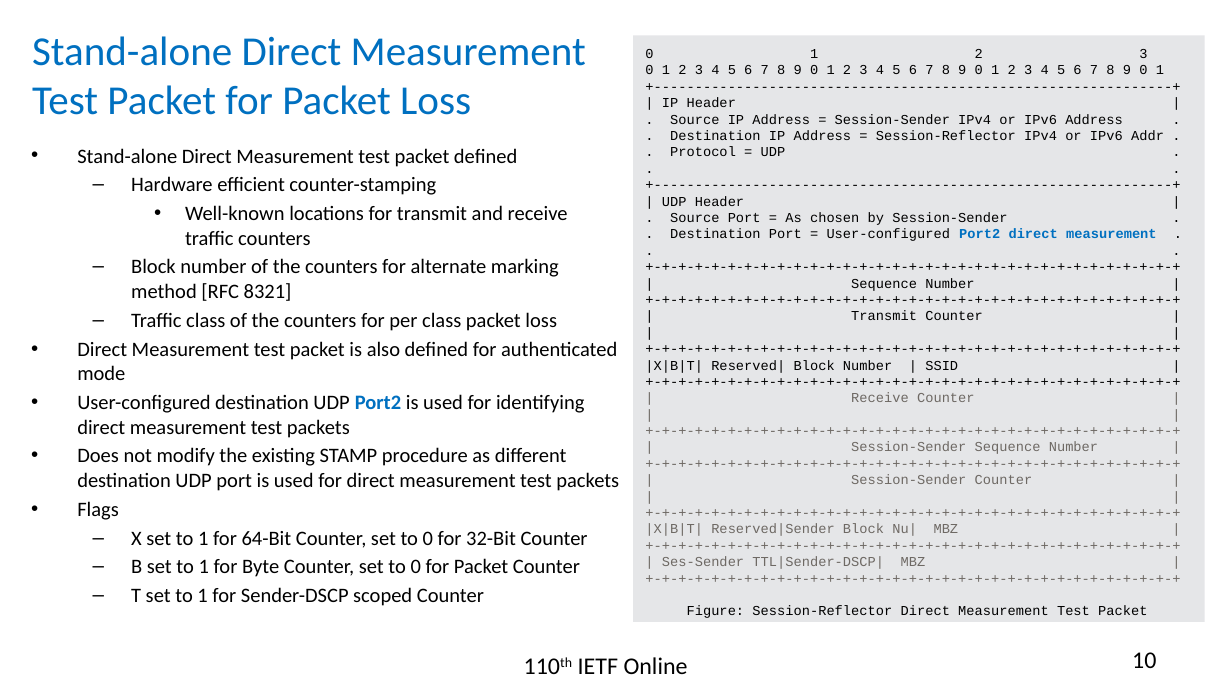
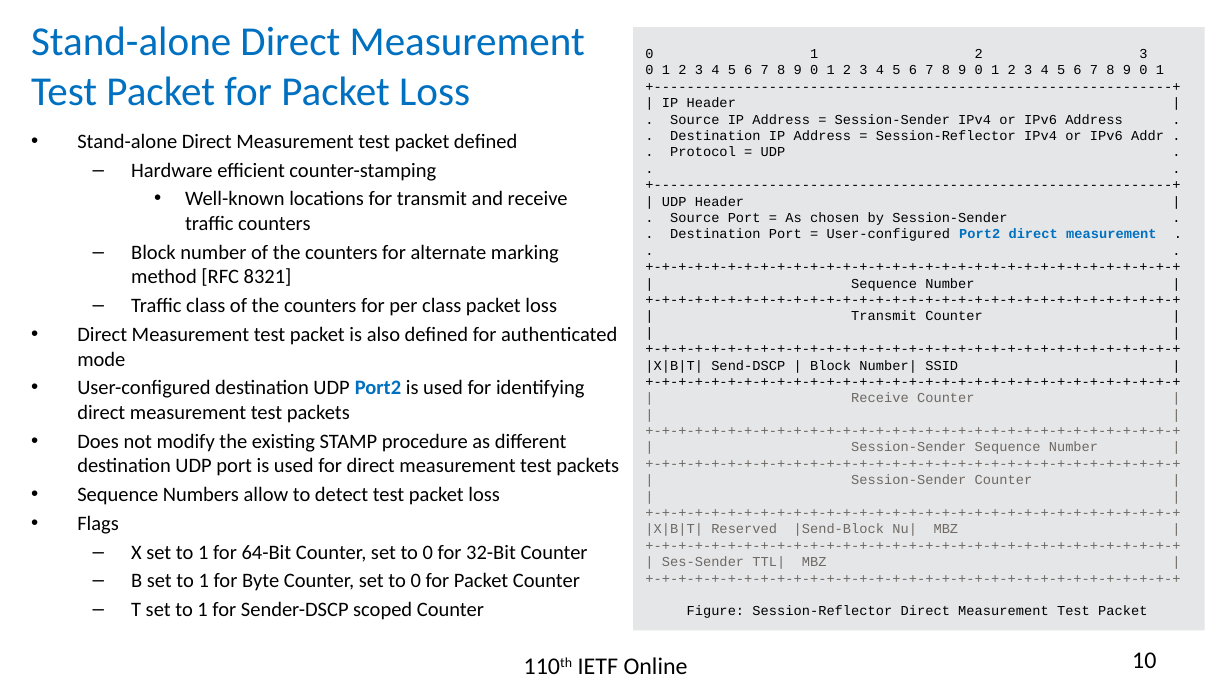
Before and after one commit to rakgandhi/ietf-slides, a slide deck: slide 10 of draft-gandhi-ippm-stamp-srpm-01.pptx. Drawn at 1232x693 pixels with LibreOffice and Linux fonts; fonts in the diff are those of the drawing. Boxes give left, top, right and bottom in pixels: in the first picture for what was removed or moved away, otherwise in the second. Text is boxed around its words. In the diff, an @@ line names an element or a change of style, - is before the commit and + after.

```diff
--- a/draft-gandhi-ippm-stamp-srpm-01.pptx
+++ b/draft-gandhi-ippm-stamp-srpm-01.pptx
@@ title "Stand-alone Direct Measurement Test Packet ...": place and size @@
-title "Stand-alone Direct Measurement Test Packet ..." at (32,36,586,115)
+title "Stand-alone Direct Measurement Test Packet ..." at (31,26,585,106)
@@ rectangle "0 1 2 3": place and size @@
-rectangle "0 1 2 3" at (633,36,1205,622)
+rectangle "0 1 2 3" at (633,27,1205,631)
@@ text "Stand-alone Direct Measurement test packet ...": place and size @@
-text "Stand-alone Direct Measurement test packet ..." at (77,148,619,606)
+text "Stand-alone Direct Measurement test packet ..." at (77,133,619,620)
@@ text in rectangle at (645,360,958,373): text changed @@
-|X|B|T| Reserved| Block Number | SSID |
+|X|B|T| Send-DSCP | Block Number| SSID |
@@ text at (77,486,500,505): paragraph added @@
+• Sequence Numbers allow to detect test packet loss
@@ text in rectangle at (645,524,959,536): text changed @@
-|X|B|T| Reserved|Sender Block Nu| MBZ |
+|X|B|T| Reserved |Send-Block Nu| MBZ |
@@ text in rectangle at (662,556,827,569): text changed @@
-| Ses-Sender TTL|Sender-DSCP| MBZ |
+| Ses-Sender TTL| MBZ |
```
Also in this commit, not shown: 2 other slides changed, 1 other file.
